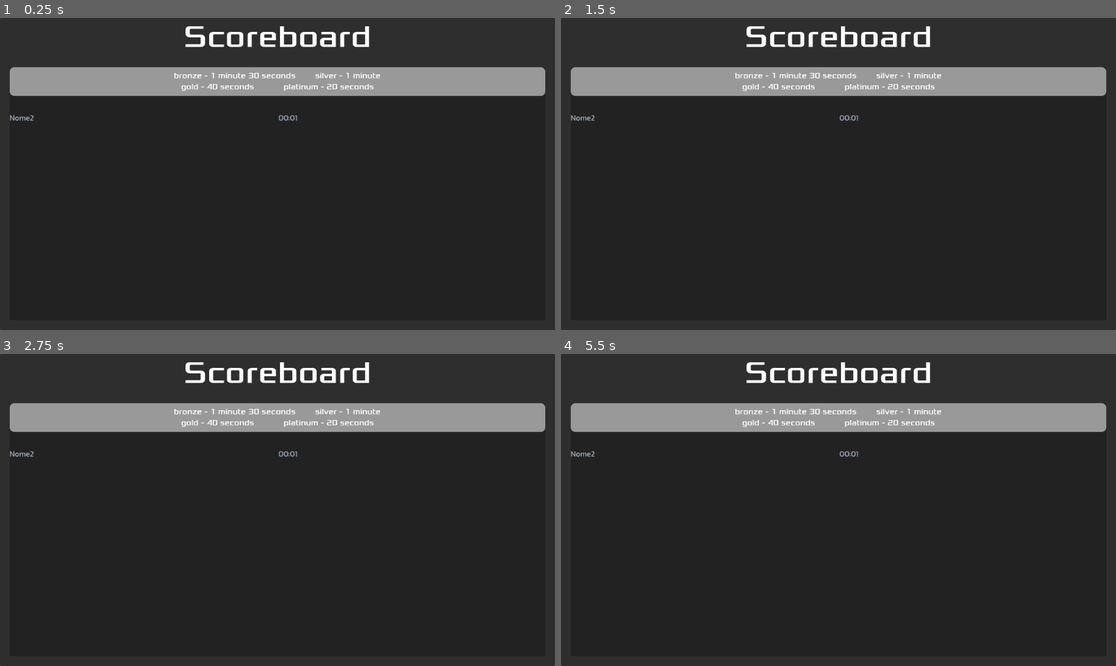
Above: before the commit, frames 1-4 (two rows, left to right).
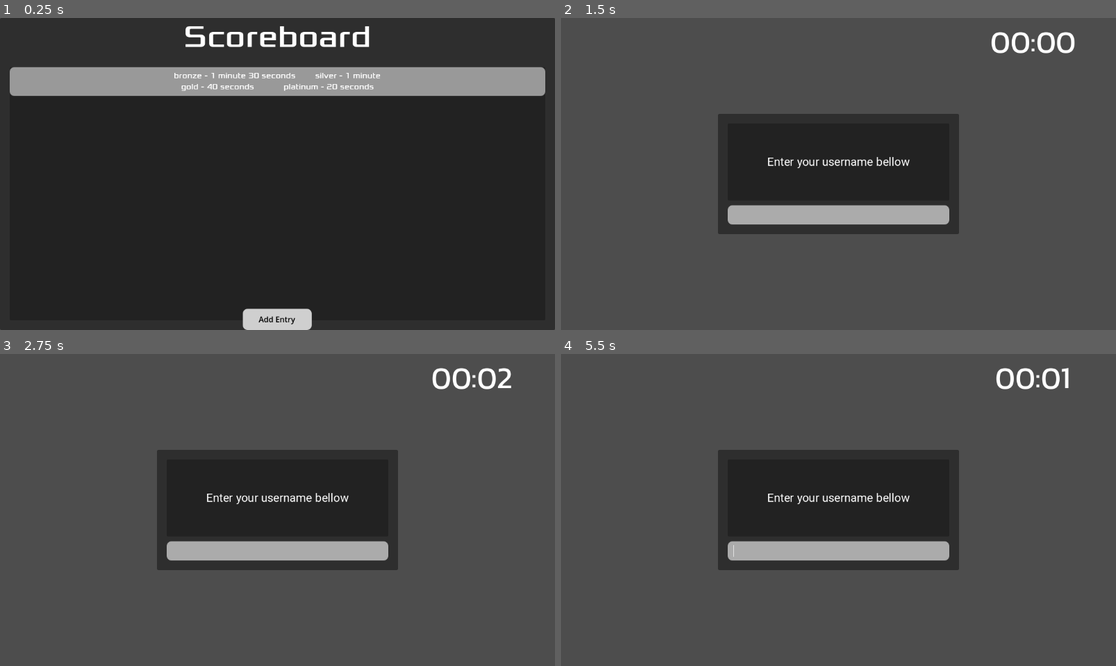
Above: after the commit, the same moments.

Repository: gonntt/superaquecer
Game: Godot game, scene res://scenes/scoreboard.tscn
Same seed, same stepped clock (60 frames per second), same inputs: the game is played once before the commit and once after it. The project has no main scene, so this scene is started directly.
Inputs (mouse positions are in pixels of both pictures, inside the frame that each line leads up to):
- Up to frame 1 (0.25 s): no input
- Up to frame 2 (1.5 s): click (838, 320) at 0.5 s, where only the run after the commit has a clickable "Add Entry"; click (838, 174) at 1.25 s, where only the run after the commit has a clickable "Change username"
- Up to frame 3 (2.75 s): click (277, 510) at 2 s, where only the run after the commit has a clickable "Change username"
- Up to frame 4 (5.5 s): click (838, 510) at 2.75 s, where only the run after the commit has a clickable "Change username"; tap Enter at 3.5 s; click (838, 656) at 4.25 s, where only the run after the commit has a clickable "Add Entry"; tap Space at 5 s

The runs differ from the first frame. In frame 1, 0.9% of the frame differs, in the area x 1-57%, y 31-100%; in frame 2, 86%, in the area x 0-100%, y 0-100%; in frame 3, 86%; in frame 4, 86%.

Commit message:
Update scoreboard

Diff:
--- a/Mechanical Overheat/project.godot
+++ b/Mechanical Overheat/project.godot
@@ -1,11 +1,3 @@
-; Engine configuration file.
-; It's best edited using the editor UI and not directly,
-; since the parameters that go here are not all obvious.
-;
-; Format:
-;   [section] ; section goes between []
-;   param=value ; assign values to parameters
-
 config_version=5
 
 [application]
@@ -13,10 +5,11 @@
 config/name="Mechanical Overheat"
 config/features=PackedStringArray("4.2", "Forward Plus")
 config/icon="res://icon.svg"
+config/tags=PackedStringArray("game_jam")
 
 [autoload]
 
-StaticVariables="*res://scripts/static_variables.gd"
+AutoloadVariables="*res://scripts/autoload_variables.gd"
 
 [display]
 
--- a/Mechanical Overheat/scenes/scoreboard.tscn
+++ b/Mechanical Overheat/scenes/scoreboard.tscn
@@ -1,9 +1,16 @@
-[gd_scene load_steps=4 format=3 uid="uid://bsdoiwxny76oi"]
+[gd_scene load_steps=5 format=3 uid="uid://bsdoiwxny76oi"]
 
 [ext_resource type="Script" path="res://scripts/scoreboard.gd" id="1_fcaar"]
 [ext_resource type="FontFile" uid="uid://ds8v2wkddkhno" path="res://Fonts/Xolonium-Regular.ttf" id="1_hkhf0"]
 
 [sub_resource type="StyleBoxFlat" id="StyleBoxFlat_hddud"]
+corner_radius_top_left = 10
+corner_radius_top_right = 10
+corner_radius_bottom_right = 10
+corner_radius_bottom_left = 10
+
+[sub_resource type="StyleBoxFlat" id="StyleBoxFlat_o5nua"]
+bg_color = Color(0.81, 0.81, 0.81, 1)
 corner_radius_top_left = 10
 corner_radius_top_right = 10
 corner_radius_bottom_right = 10
@@ -78,3 +85,21 @@
 gold - 40 seconds            platinum - 20 seconds"
 horizontal_alignment = 1
 vertical_alignment = 1
+
+[node name="AddEntryButton" type="Button" parent="."]
+layout_mode = 1
+anchors_preset = 7
+anchor_left = 0.5
+anchor_top = 1.0
+anchor_right = 0.5
+anchor_bottom = 1.0
+offset_left = -72.0
+offset_top = -44.0
+offset_right = 71.0
+grow_horizontal = 2
+grow_vertical = 0
+theme_override_colors/font_color = Color(0, 0, 0, 1)
+theme_override_styles/normal = SubResource("StyleBoxFlat_o5nua")
+text = "Add Entry"
+
+[connection signal="pressed" from="AddEntryButton" to="." method="_on_add_entry_button_pressed"]
--- /dev/null
+++ b/Mechanical Overheat/scripts/autoload_variables.gd
@@ -0,0 +1,5 @@
+extends Node
+
+var player_name := ""
+
+var leaderboard := []
--- a/Mechanical Overheat/scripts/popup.gd
+++ b/Mechanical Overheat/scripts/popup.gd
@@ -6,28 +6,30 @@
 @onready var input := %Input
 @onready var janela := %Janela
 
-var elapsed_time := 0
-
+static var elapsed_time := 0
+static var player_time := ""
 
 func _on_button_pressed() -> void:
+	popup_initializer()
+
+func _ready():
+	popup_initializer()
+
+func popup_initializer():
+	player_time = total_time_elapsed(00, 00)
+	elapsed_time = 0
+	timer.start()
+	time_label.text = "00:00"
 	janela.show()
 	input.grab_focus()
 	input.clear()
-
-
-func _ready():
-	StaticVariables.player_time = total_time_elapsed(00, 00)
-	timer.start()
-
 
 func _on_timer_timeout() -> void:
 	elapsed_time += 1
 	var seconds := int(elapsed_time % 60)
 	var minutes := int(elapsed_time / 60.0)
 	time_label.text = total_time_elapsed(seconds, minutes)
-
-	StaticVariables.timer_seconds = elapsed_time
-	StaticVariables.player_time = total_time_elapsed(seconds, minutes)
+	player_time = total_time_elapsed(seconds, minutes)
 
 
 func total_time_elapsed(_seconds, _minutes) -> String:
--- a/Mechanical Overheat/scripts/scoreboard.gd
+++ b/Mechanical Overheat/scripts/scoreboard.gd
@@ -2,14 +2,50 @@
 
 @onready var rows := %Rows
 
-var row_scene_preload := preload("res://scenes/data_row.tscn")
+var leaderboard = AutoloadVariables.leaderboard
+var data := {}
 
 func _ready() -> void:
-	create_new_data_row(StaticVariables.player_name, StaticVariables.player_time)
-	create_new_data_row("Nome2", "00:01")
+	update_leaderboard(AutoloadVariables.player_name, PopupUserName.player_time, PopupUserName.elapsed_time)
 
-func create_new_data_row(username: String, time: String):
-	var new_table_row := row_scene_preload.instantiate()
-	rows.add_child(new_table_row)
-	new_table_row.change_font_color()
-	new_table_row.set_values(username, time)
+func update_leaderboard(username: String, time: String, seconds: int ):
+	data = {"name": username, "time_string": time, "seconds": seconds}
+	leaderboard.append(data)
+	leaderboard.sort_custom(Callable(self, "sort_by_time"))
+	data["color"] = set_color()
+	for entry in leaderboard:
+		var name_label = Label.new()
+		var time_label = Label.new()
+
+		set_label(name_label, entry, "name")
+		set_label(time_label, entry, "time_string")
+
+		var data_row = HBoxContainer.new()
+		data_row.add_child(name_label)
+		data_row.add_child(time_label)
+
+		rows.add_child(data_row)
+
+func set_label(label: Label, leaderboard_entry, entry_string: String) -> void:
+	label.size_flags_horizontal = SIZE_EXPAND
+	label.text = leaderboard_entry[entry_string]
+	label.label_settings = LabelSettings.new()
+	label.label_settings.font_color = leaderboard_entry["color"]
+
+func set_color() -> Color:
+	if (PopupUserName.elapsed_time >= 5):
+		return Color(0.588, 0.224, 0.341)
+	elif (PopupUserName.elapsed_time == 4):
+		return Color(0.753, 0.753, 0.753)
+	elif (PopupUserName.elapsed_time == 3):
+		return Color(1, 0.761, 0.486)
+	else:
+		return Color(0.627, 0.698, 0.776)
+
+
+func sort_by_time(a, b):
+	return a["seconds"] < b["seconds"]
+
+
+func _on_add_entry_button_pressed() -> void:
+	get_tree().change_scene_to_file("res://scenes/popup.tscn")
--- a/Mechanical Overheat/scripts/ui_janela.gd
+++ b/Mechanical Overheat/scripts/ui_janela.gd
@@ -1,12 +1,11 @@
 extends Control
 
-@onready var timer: Timer = %Timer
-
+@onready var timer := %Timer
 
 func _on_input_text_submitted(new_text: String) -> void:
 	timer.stop()
-	print(new_text)
-	StaticVariables.player_name = new_text
+	#print(new_text)
+	AutoloadVariables.player_name = new_text
 	get_parent().hide()
 	call_deferred("change_scene")
 
